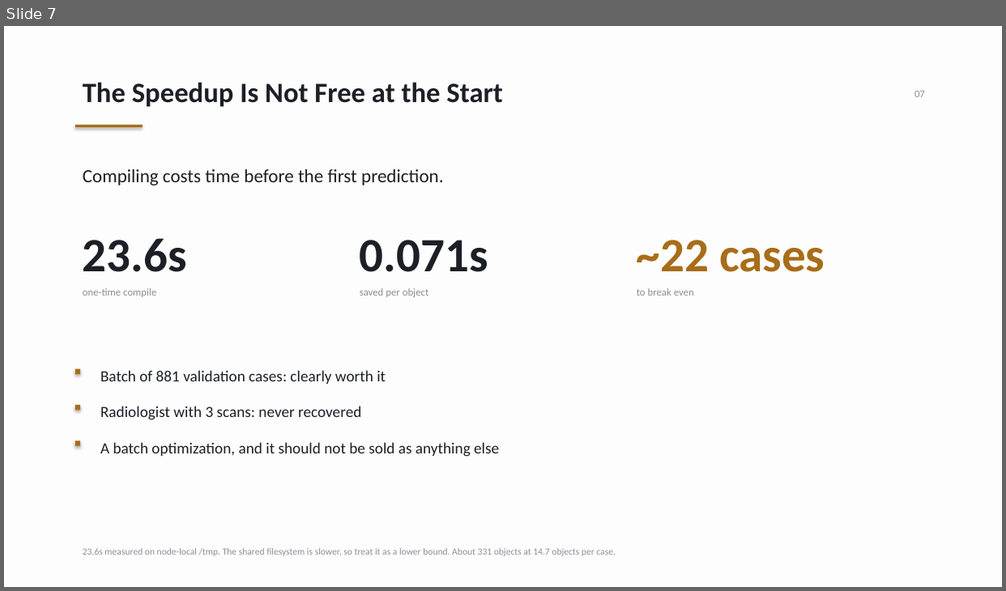
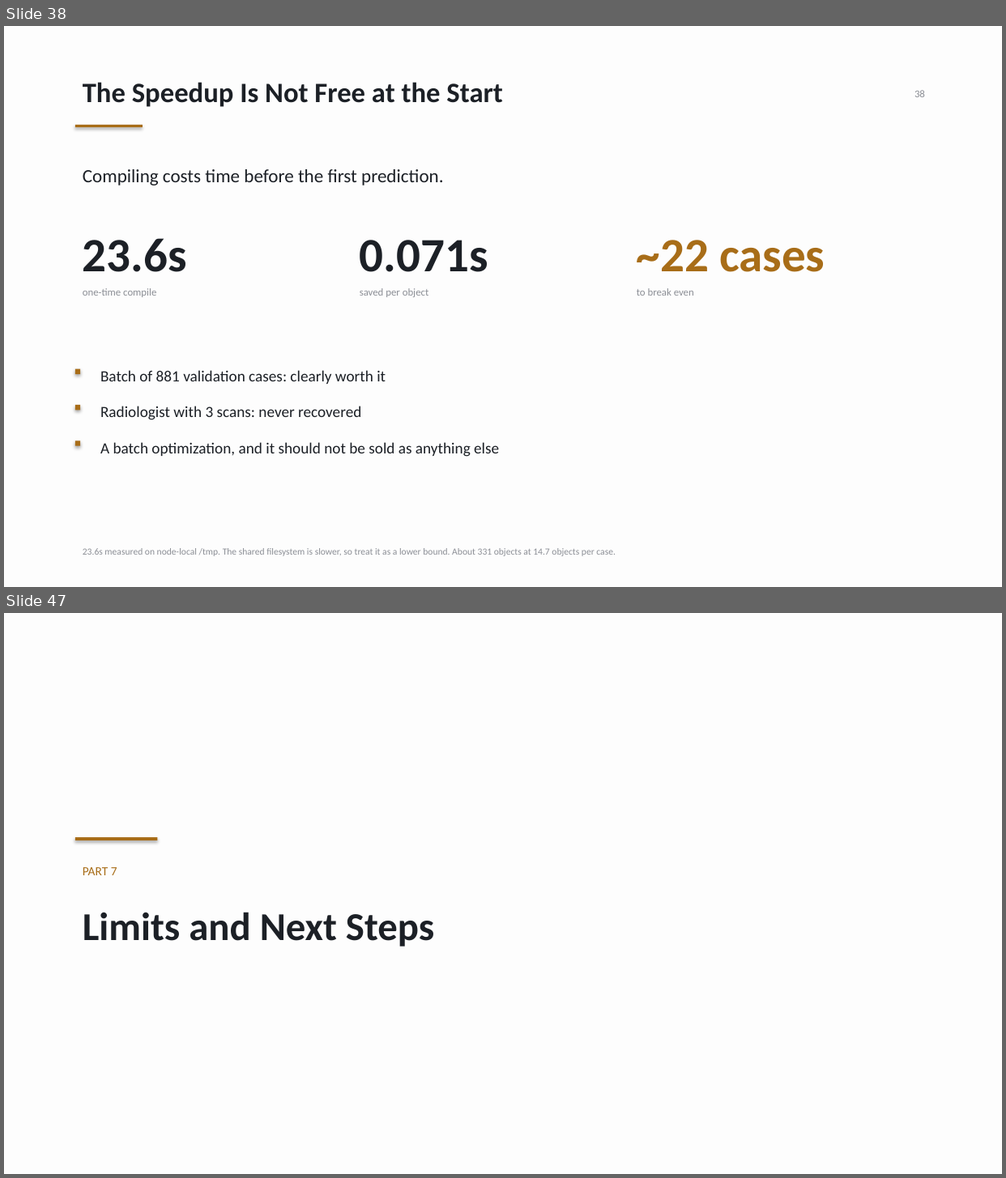
Before and after one commit to pentaexe/VoxTell-main, a slide deck: slides.pptx. Shown one above the other, each under a label of ours: slide 7 before the commit, slides 38 and 47 after it; the slides between them are not shown. The pictures are 1006x591 and 1006x1178 pixels, drawn with LibreOffice and Linux fonts; fonts in the diff are those of the drawing. Boxes give left, top, right and bottom in pixels: in the first picture for what was removed or moved away, otherwise in the second. Text is boxed around its words. In the diff, an @@ line names an element or a change of style, - is before the commit and + after.

```diff
--- a/slides.pptx
+++ b/slides.pptx
@@ slide 47 added at box(4, 613, 1002, 1174), background #FDFDFD @@
@@ rectangle added at box(75, 837, 157, 841), fill #A86D18 @@
@@ text added at box(83, 867, 117, 875), 12 pt, text #A86D18 @@
+PART 7
@@ text added at box(83, 912, 434, 947), 38 pt, text #1C2026, bold @@
+Limits and Next Steps
@@ what was slide 7 is now slide 38 @@
@@ slide 38 changed as well @@
@@ text at box(914, 90, 925, 97): text changed @@
-07
+38
```
Also in this commit, not shown: 4 other slides changed, 45 other slides added, 3 slides removed, 1 other file.
